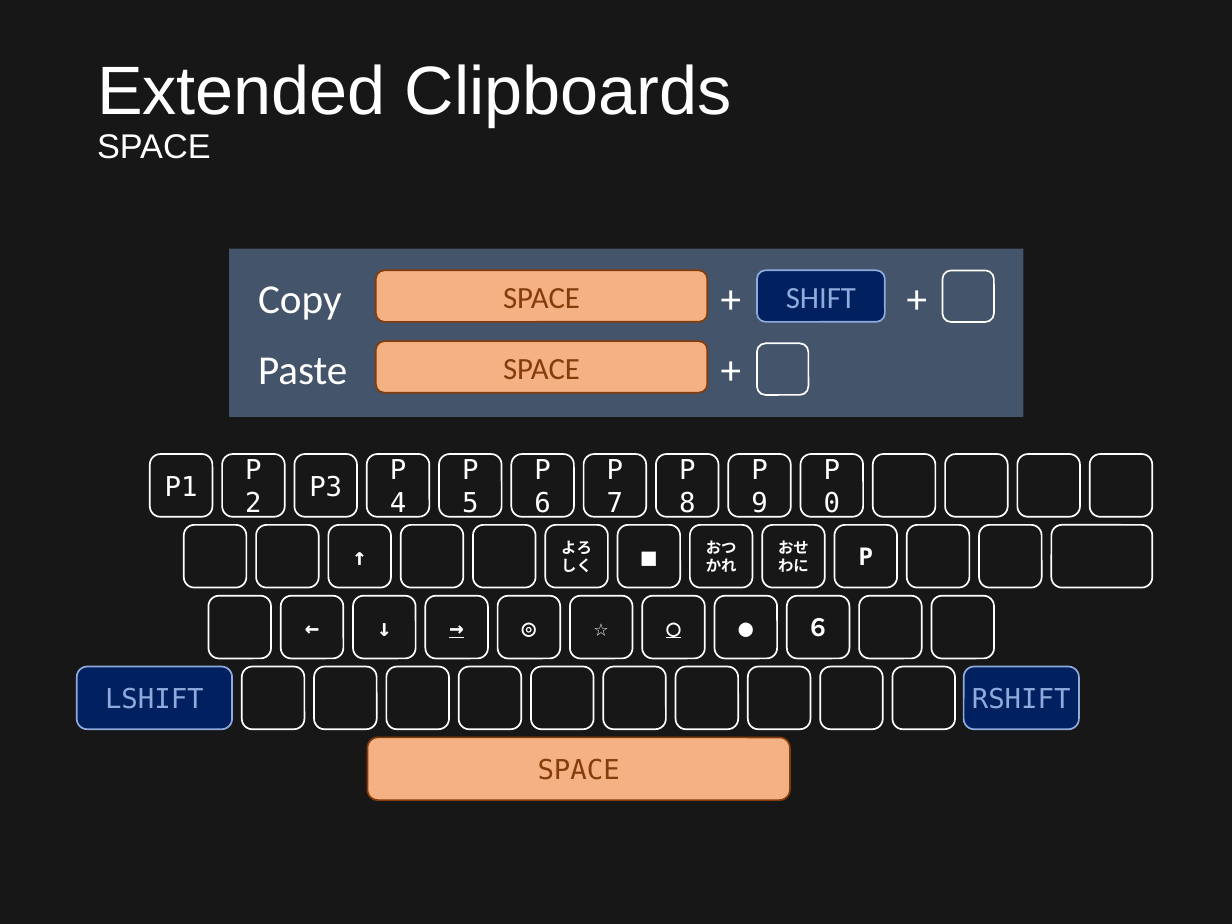
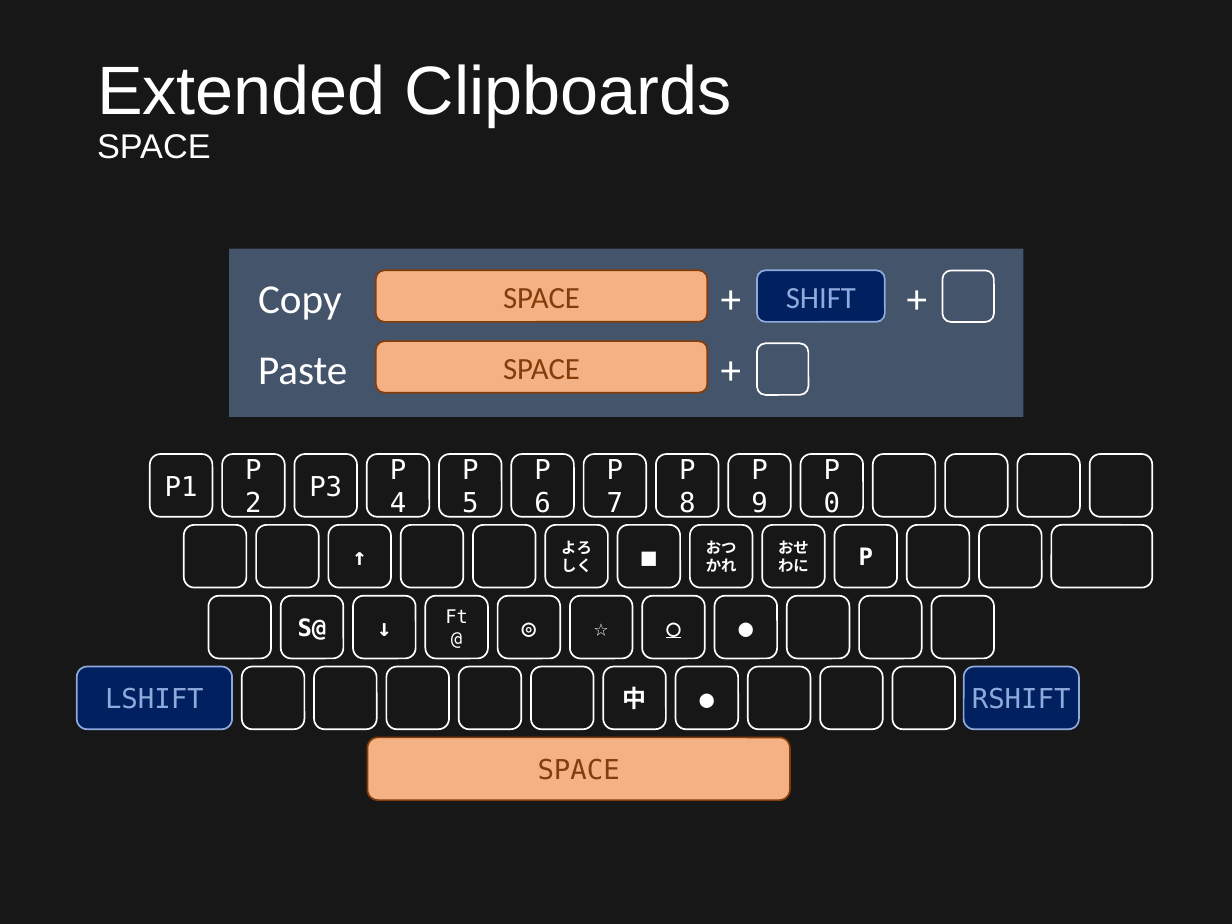
Before and after one commit to ittooo66/myAHKv2, a slide deck: slide 5 of MANUAL.pptx. Drawn at 1232x924 pixels with LibreOffice and Linux fonts; fonts in the diff are those of the drawing. Boxes give left, top, right and bottom in pixels: in the first picture for what was removed or moved away, otherwise in the second. Text is boxed around its words. In the diff, an @@ line names an element or a change of style, - is before the commit and + after.

```diff
--- a/MANUAL.pptx
+++ b/MANUAL.pptx
@@ text in rounded rectangle at bbox=[298, 618, 327, 640]: text changed @@
-←
+S@
@@ text in rounded rectangle at bbox=[445, 609, 468, 623]: text changed; size 14 to 11 pt; bold off @@
-→
+Ft@
@@ text in rounded rectangle at bbox=[806, 618, 830, 637]: text removed @@
-６
@@ text in rounded rectangle at bbox=[623, 686, 647, 709]: text added @@
+中
@@ text in rounded rectangle at bbox=[675, 667, 738, 729]: text added @@
+●
```
Also in this commit, not shown: 5 other slides changed.
